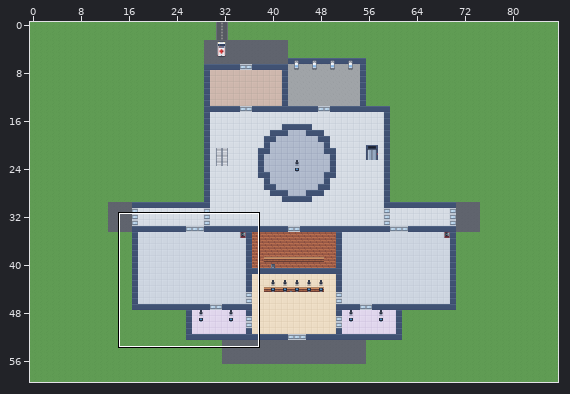
Level history. Tiled map (JSON): hospital2d/maps/floor0.tmj. Above, an overview of the earlier version with the close-up marked.
Close-up. Earlier state:
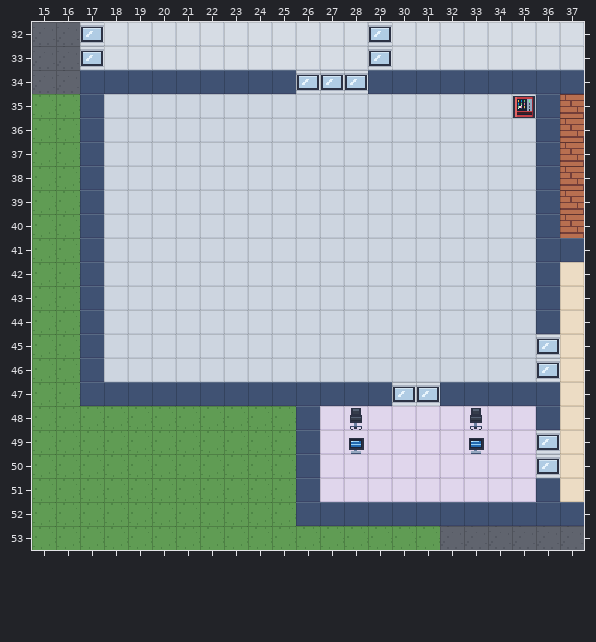
Cells are 16x16 px. Shown: x 15..37, y 32..53. The commit also changed other parts of the map, which this record leaves out.
New version:
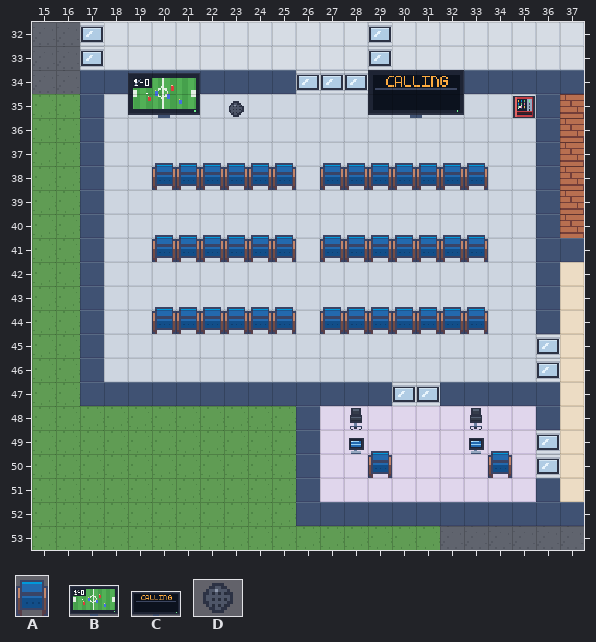
Key: from "hospital": A 62 "chair_up", B 63 "big_tv", C 64 "call_screen", D 65 "speaker".
Objects are placed by their top-left corner, in cells (3,4 is the top-left corner of cell 3,4); size is 1x1 cell unless given.
Difference:
--- layer "furniture"
+B "big_tv" at 19,34.1 size 3x1.9
+C "call_screen" at 29,34 size 4x2
+D "speaker" at 23,35.2 size 1x0.8
+A "chair_up" at 20,37.8 size 1x1.2
+A "chair_up" at 21,37.8 size 1x1.2
+A "chair_up" at 22,37.8 size 1x1.2
+A "chair_up" at 23,37.8 size 1x1.2
+A "chair_up" at 24,37.8 size 1x1.2
+A "chair_up" at 25,37.8 size 1x1.2
+A "chair_up" at 27,37.8 size 1x1.2
+A "chair_up" at 28,37.8 size 1x1.2
+A "chair_up" at 29,37.8 size 1x1.2
+A "chair_up" at 30,37.8 size 1x1.2
+A "chair_up" at 31,37.8 size 1x1.2
+A "chair_up" at 32,37.8 size 1x1.2
+A "chair_up" at 33,37.8 size 1x1.2
+A "chair_up" at 20,40.8 size 1x1.2
+A "chair_up" at 21,40.8 size 1x1.2
+A "chair_up" at 22,40.8 size 1x1.2
+A "chair_up" at 23,40.8 size 1x1.2
+A "chair_up" at 24,40.8 size 1x1.2
+A "chair_up" at 25,40.8 size 1x1.2
+A "chair_up" at 27,40.8 size 1x1.2
+A "chair_up" at 28,40.8 size 1x1.2
+A "chair_up" at 29,40.8 size 1x1.2
+A "chair_up" at 30,40.8 size 1x1.2
+A "chair_up" at 31,40.8 size 1x1.2
+A "chair_up" at 32,40.8 size 1x1.2
+A "chair_up" at 33,40.8 size 1x1.2
+A "chair_up" at 20,43.8 size 1x1.2
+A "chair_up" at 21,43.8 size 1x1.2
+A "chair_up" at 22,43.8 size 1x1.2
+A "chair_up" at 23,43.8 size 1x1.2
+A "chair_up" at 24,43.8 size 1x1.2
+A "chair_up" at 25,43.8 size 1x1.2
+A "chair_up" at 27,43.8 size 1x1.2
+A "chair_up" at 28,43.8 size 1x1.2
+A "chair_up" at 29,43.8 size 1x1.2
+A "chair_up" at 30,43.8 size 1x1.2
+A "chair_up" at 31,43.8 size 1x1.2
+A "chair_up" at 32,43.8 size 1x1.2
+A "chair_up" at 33,43.8 size 1x1.2
+A "chair_up" at 29,49.8 size 1x1.2
+A "chair_up" at 34,49.8 size 1x1.2
